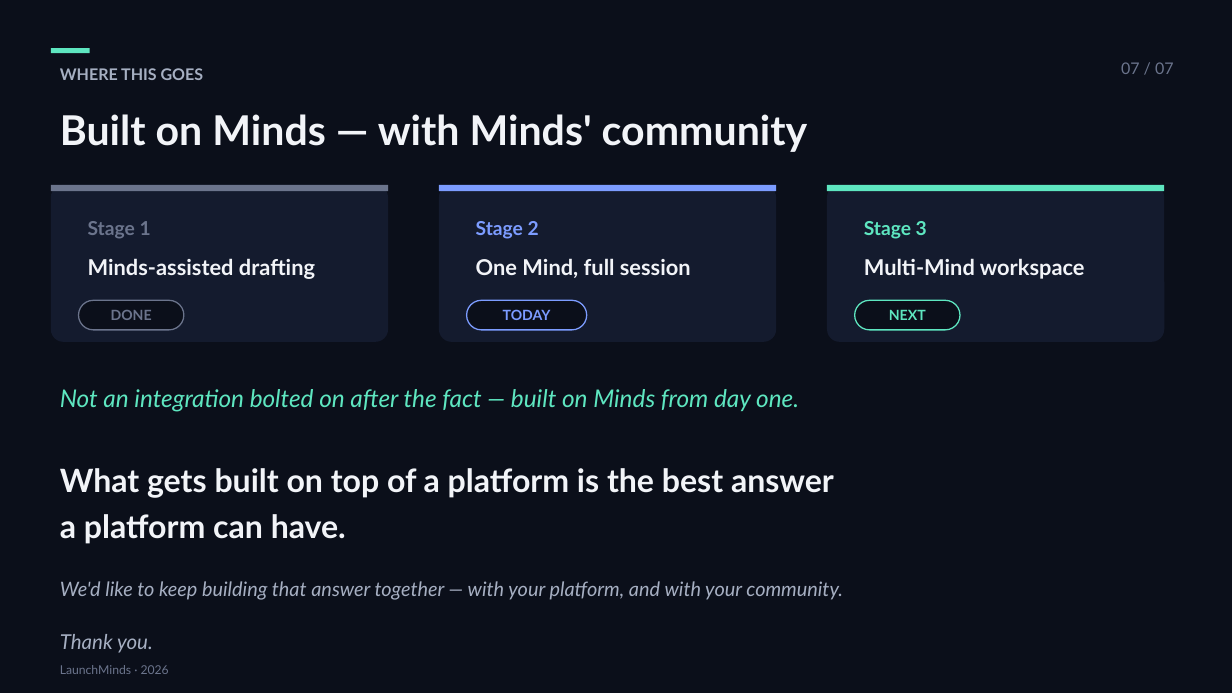
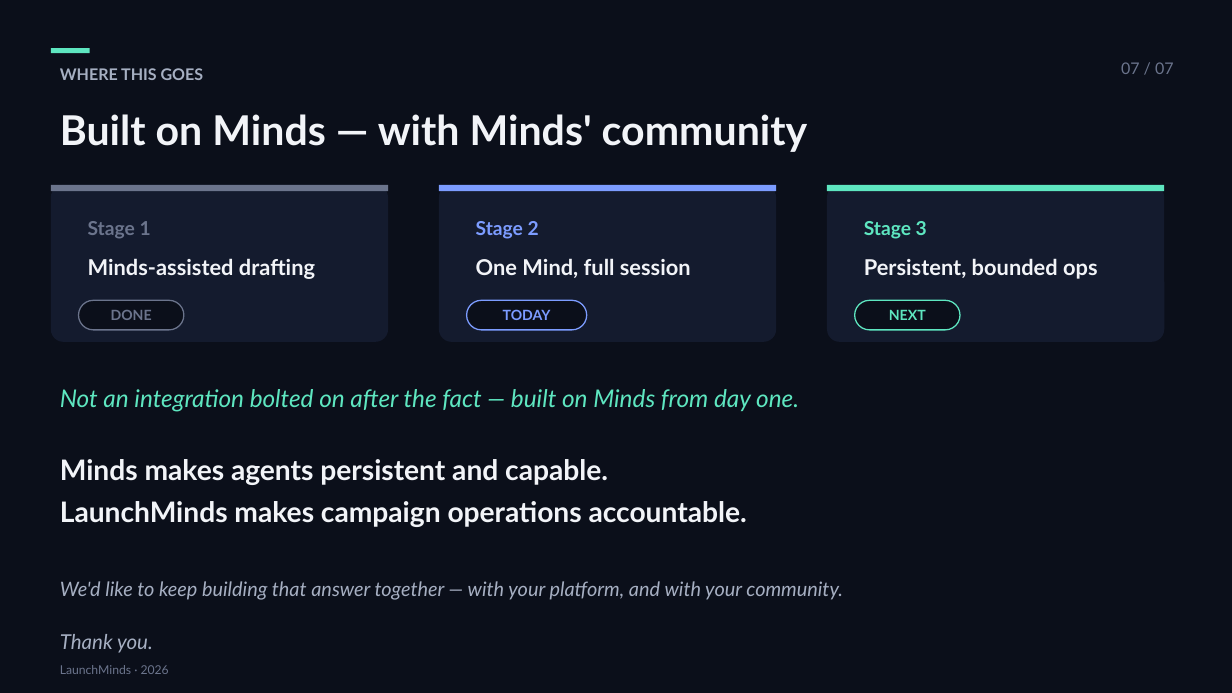
Before and after one commit to dingjoys/focus-mind, a slide deck: slide 8 of presentations/launchminds-agent-evolution-2026-08/launchminds-deck.pptx. Drawn at 1232x693 pixels with LibreOffice and Linux fonts; fonts in the diff are those of the drawing. Boxes give left, top, right and bottom in pixels: in the first picture for what was removed or moved away, otherwise in the second. Text is boxed around its words. In the diff, an @@ line names an element or a change of style, - is before the commit and + after.

```diff
--- a/presentations/launchminds-agent-evolution-2026-08/launchminds-deck.pptx
+++ b/presentations/launchminds-agent-evolution-2026-08/launchminds-deck.pptx
@@ text at (864,258,1098,279): text changed @@
-Multi-Mind workspace
+Persistent, bounded ops
@@ text at (60,459,747,527): text changed; size 25 to 22 pt @@
-What gets built on top of a platform is the best answer
-a platform can have.
+Minds makes agents persistent and capable.
+LaunchMinds makes campaign operations accountable.
```
Also in this commit, not shown: 5 other slides changed, 2 slides added, 2 slides removed, 2 other files.
